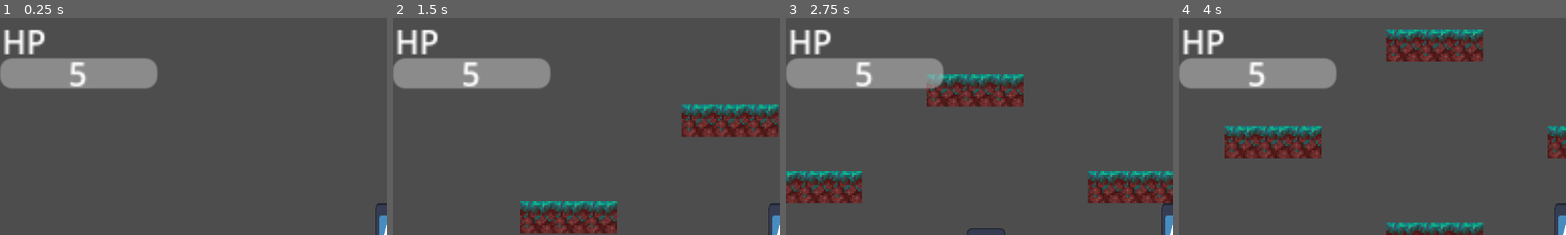
Above: before the commit, frames 1-4 (left to right).
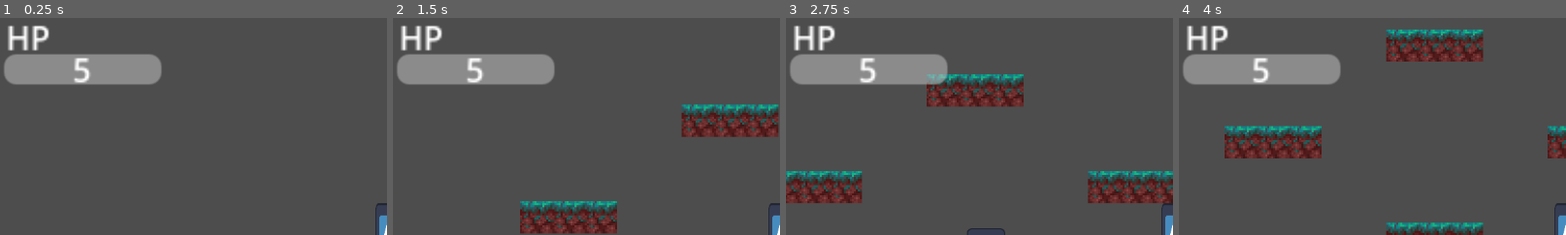
Above: after the commit, the same moments.

Repository: Ideal-Void/succubus-with-a-gun
Game: Godot game, scene res://scenes/levels/debug.tscn
The game is run twice, just before and just after one commit, with the same random seed, the same clock (stepped at 60 frames per second) and the same inputs. The engine's default icon, where the game draws it, is replaced by a stand-in: a white triangle on a blue panel in a dark square.
Inputs:
- Up to frame 1 (0.25 s): no input
- Up to frame 2 (1.5 s): hold Shift (player_sprint) 0.53-1.28 s; hold D (player_right) from 0.53 s (still down); tap Space (player_jump) at 0.77 s; tap Shift (player_sprint) at 1.35 s
- Up to frame 3 (2.75 s): tap Space (player_jump) at 1.52 s; release D (player_right) at 2.03 s; hold A (player_left) from 2.03 s (still down); hold Shift (player_sprint) from 2.03 s (still down)
- Up to frame 4 (4 s): release A (player_left) at 2.78 s; release Shift (player_sprint) at 2.78 s; hold D (player_right) from 2.78 s (still down); tap Shift (player_sprint) at 2.85 s; tap Space (player_jump) at 3.02, 3.77 s; hold Shift (player_sprint) from 3.53 s (still down)
The pictures show only the part of the screen within x 0-50%, y 0-50%; the shares and areas given below are measured in that part.

The runs differ from the first frame. In frame 1, 3.4% of the frame differs, in the area x 0-42%, y 3-33%; in frame 2, 3.4%; in frame 3, 3.5%; in frame 4, 3.4%.

Commit message:
fiddling with the ui positioning

Diff:
--- a/scenes/player.tscn
+++ b/scenes/player.tscn
@@ -17,10 +17,10 @@
 zoom = Vector2(3, 3)
 
 [node name="hud" parent="Camera2D" unique_id=1495484935 instance=ExtResource("2_qhqgy")]
-offset_left = -192.0
-offset_top = -108.0
-offset_right = -192.0
-offset_bottom = -108.0
+offset_left = -190.0
+offset_top = -110.0
+offset_right = -190.0
+offset_bottom = -110.0
 
 [node name="Sprite2D" type="Sprite2D" parent="." unique_id=937507]
 position = Vector2(1.1920929e-07, 0)
